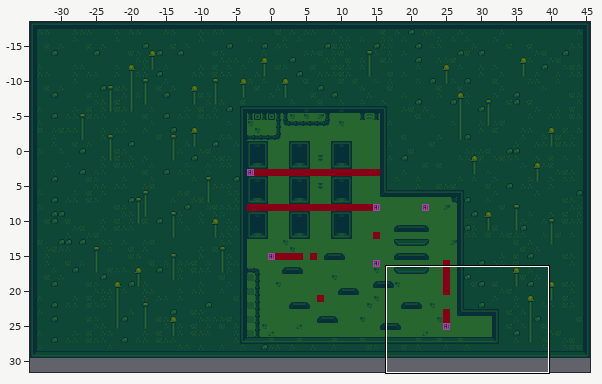
A Tiled map gets an edit: public/assets/tilemaps/level3.tmx. The first picture is a wide view before the edit; the outline marks the close-up.
Close-up. Old version:
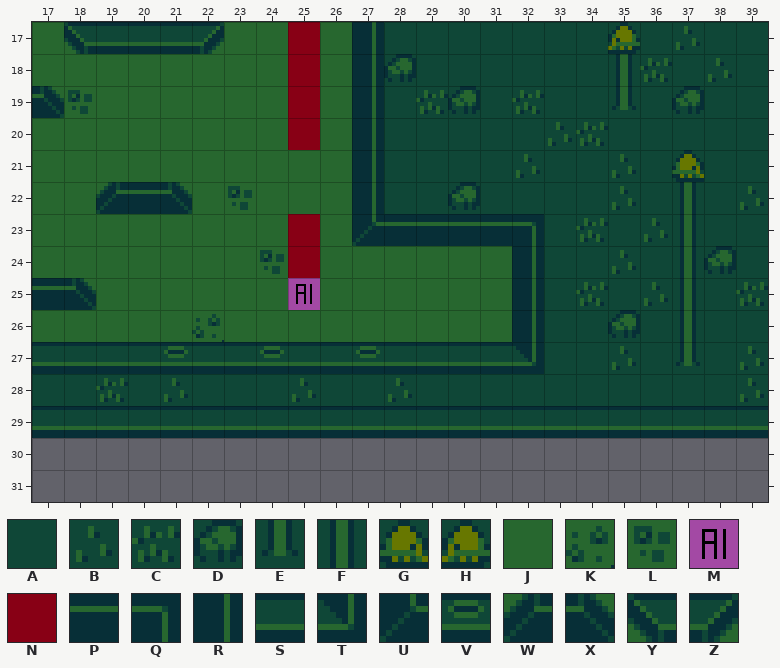
Cells are 16x16 px. Shown: x 17..39, y 17..31. The commit also changed other parts of the map, which this record leaves out. Tiles whose own drawing changed are shown in their newer look in all pictures.
Key: from "tileset": A 0, B 5, C 6, D 7, E 8, F 9, G 11, H 12, J 25, K 28, L 29, M 33, N 34, P 55, Q 56, R 59, S 61, T 62, U 66, V 70, W 104, X 105, Y 106, Z 107.
_ is an empty cell.
Layer "Tile Layer 1" before, first column x 17:
17 JYSSSZJJNJRAAAAAAAHABAA
18 JJJJJJJJNJRDAAAAAAFCABA
19 XLJJJJJJNJRACDACAAEADAA
20 JJJJJJJJNJRAAAAABCAAAAA
21 JJJJJJJJJJRAAAABAABAGAA
22 JJWPXJLJJJRAADAAAABAFAB
23 JJJJJJJJNJUPPPPQACABFAA
24 JJJJJJJLNJJJJJJRAABAFDA
25 PXJJJJJJMJJJJJJRACABFAC
26 JJJJJKJJJJJJJJJRAADAFAA
27 SSSSVSSVSSVSSSSTAABAEAB
28 AACABAAABAABAAAAAAAAAAB
29 SSSSSSSSSSSSSSSSSSSSSSS
30 _______________________
31 _______________________
The same view after the edit:
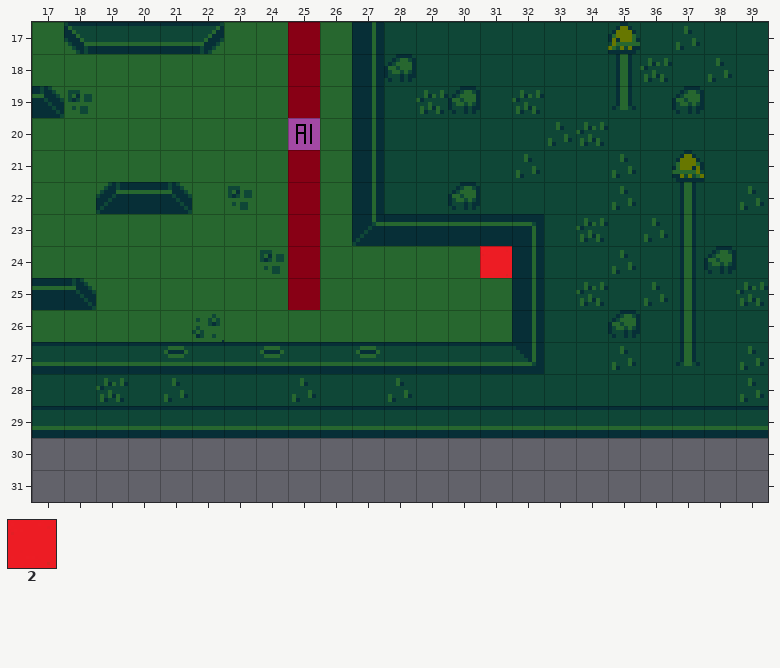
Further tiles: from "tileset": 2 31.
The exact change:
Layer "Tile Layer 1":
y 20: x 25 N -> M
y 21..22: x 25 J -> N
y 24: x 31 J -> 2
y 25: x 25 M -> N
Pixel boxes of the changes (left, top, right, bottom) in both close-ups:
changed: (288, 118, 320, 214)
changed: (480, 246, 512, 278)
changed: (288, 278, 320, 310)
